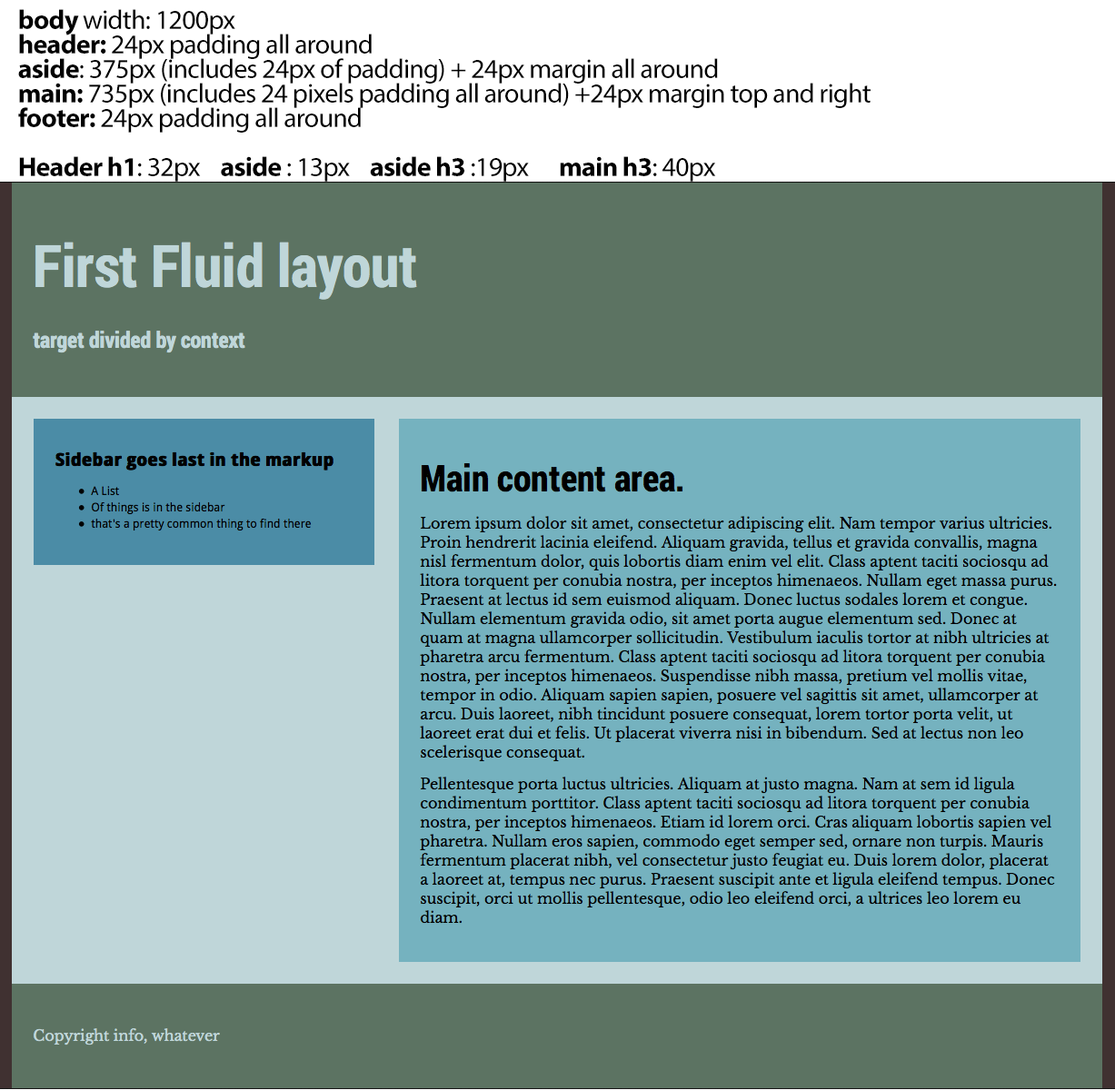
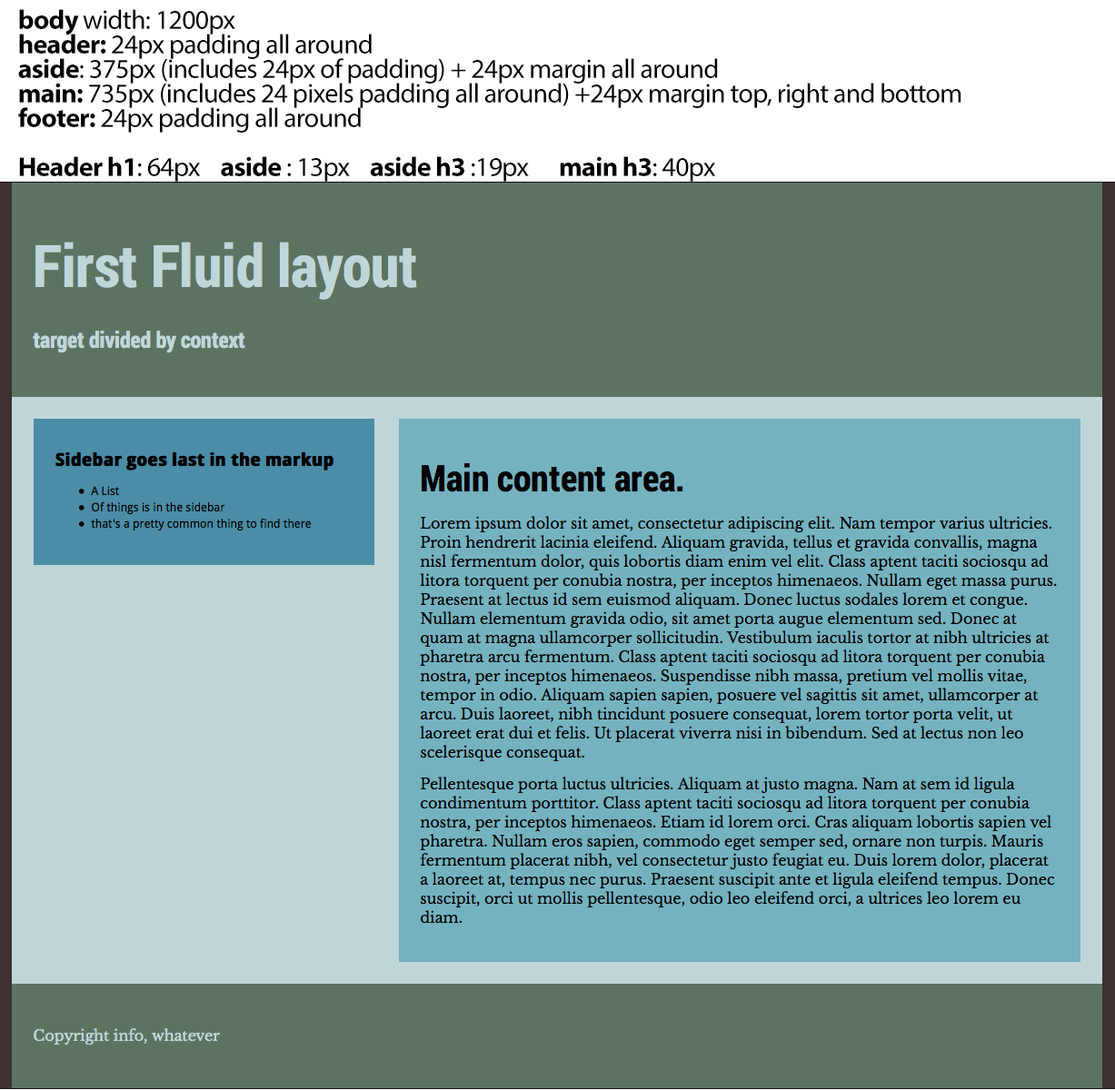
Comparing the layer stacks of the two (1115, 1090) images. Changes:
painted on "body width: 1200px header: 24px padding all around aside: 375px" over (147, 82, 962, 177)
